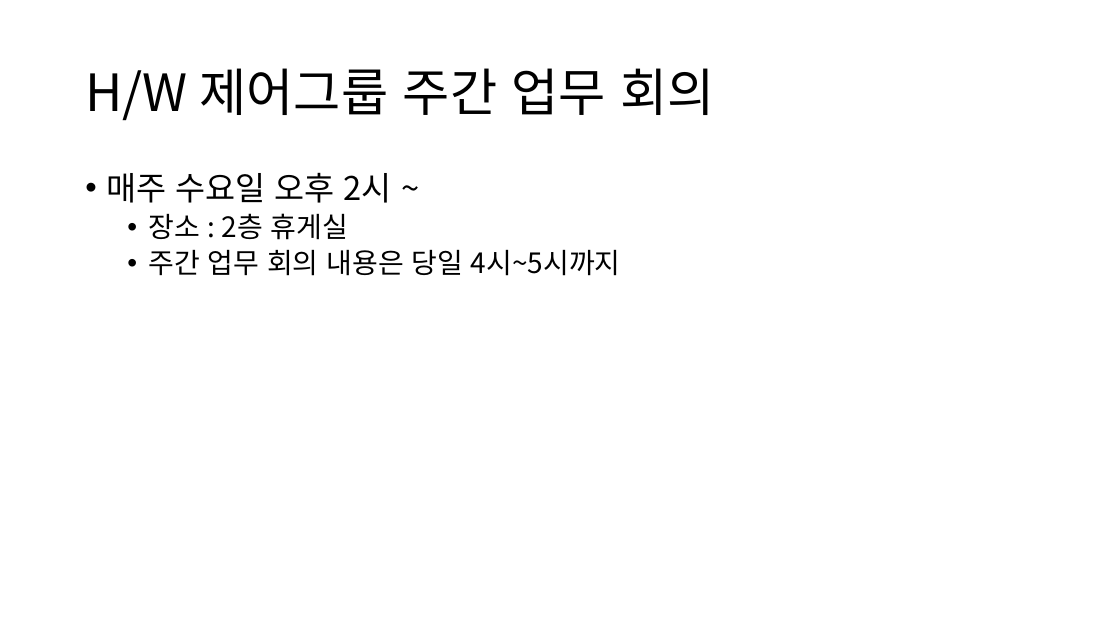
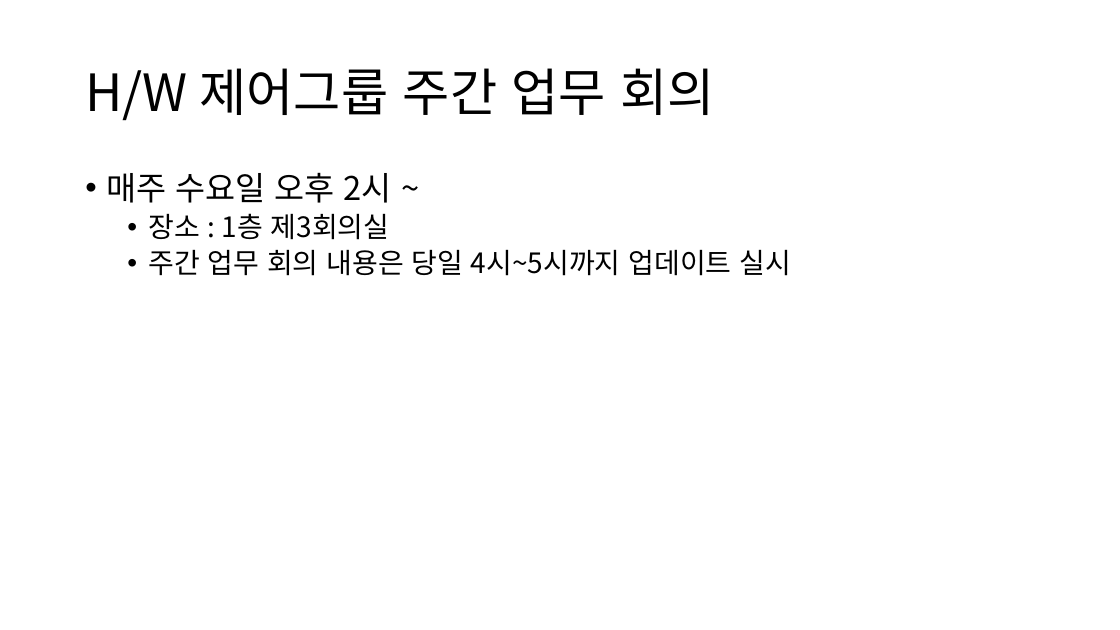
Before and after one commit to ShinYongDae/MyJob, a slide deck: slide 3 of HW제어그룹_프로젝트상태보고서.pptx. Drawn at 1120x630 pixels with LibreOffice and Linux fonts; fonts in the diff are those of the drawing. Boxes give left, top, right and bottom in pixels: in the first picture for what was removed or moved away, otherwise in the second. Text is boxed around its words. In the diff, an @@ line names an element or a change of style, - is before the commit and + after.

Commit message:
2024년 1월 22일 업데이트

```diff
--- a/HW제어그룹_프로젝트상태보고서.pptx
+++ b/HW제어그룹_프로젝트상태보고서.pptx
@@ text at bbox=[148, 213, 791, 276]: text changed @@
-  • 장소 : 2층 휴게실
-  • 주간 업무 회의 내용은 당일 4시~5시까지
+  • 장소 : 1층 제3회의실
+  • 주간 업무 회의 내용은 당일 4시~5시까지 업데이트 실시
```
Also in this commit, not shown: 6 other slides changed.
